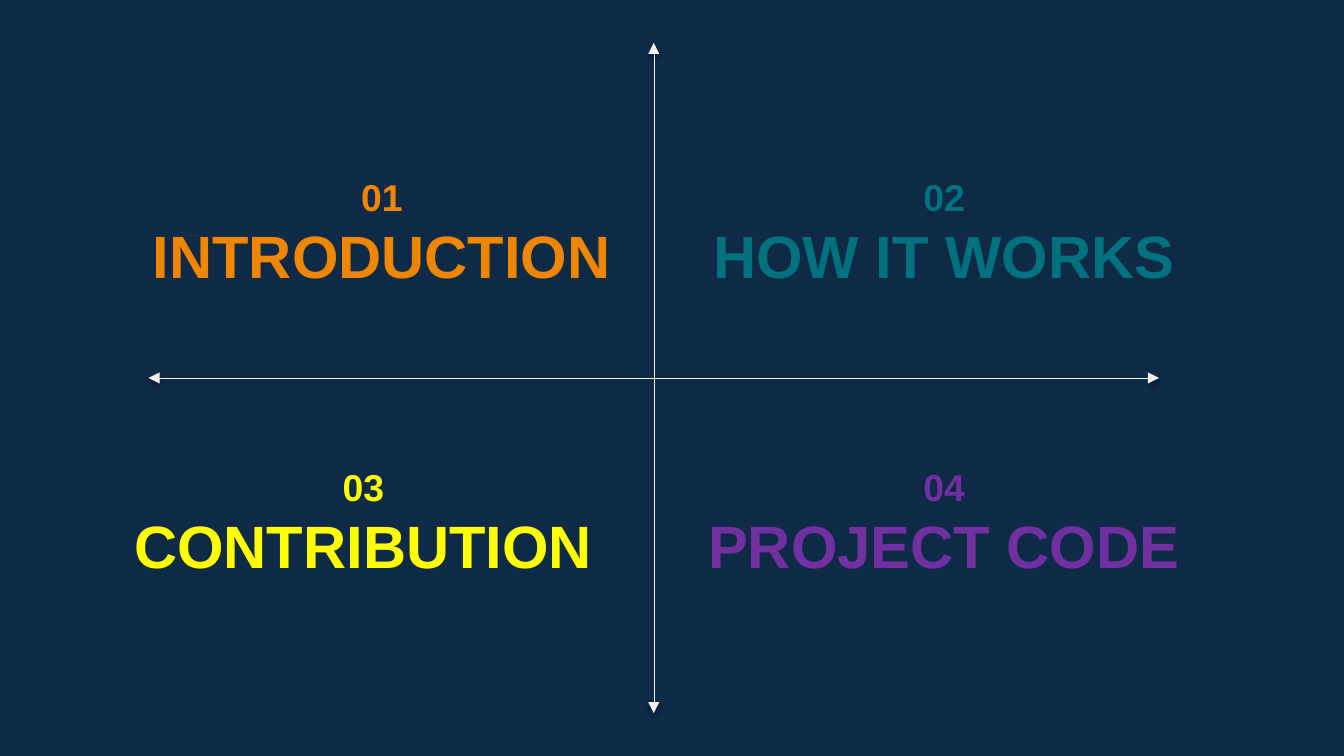
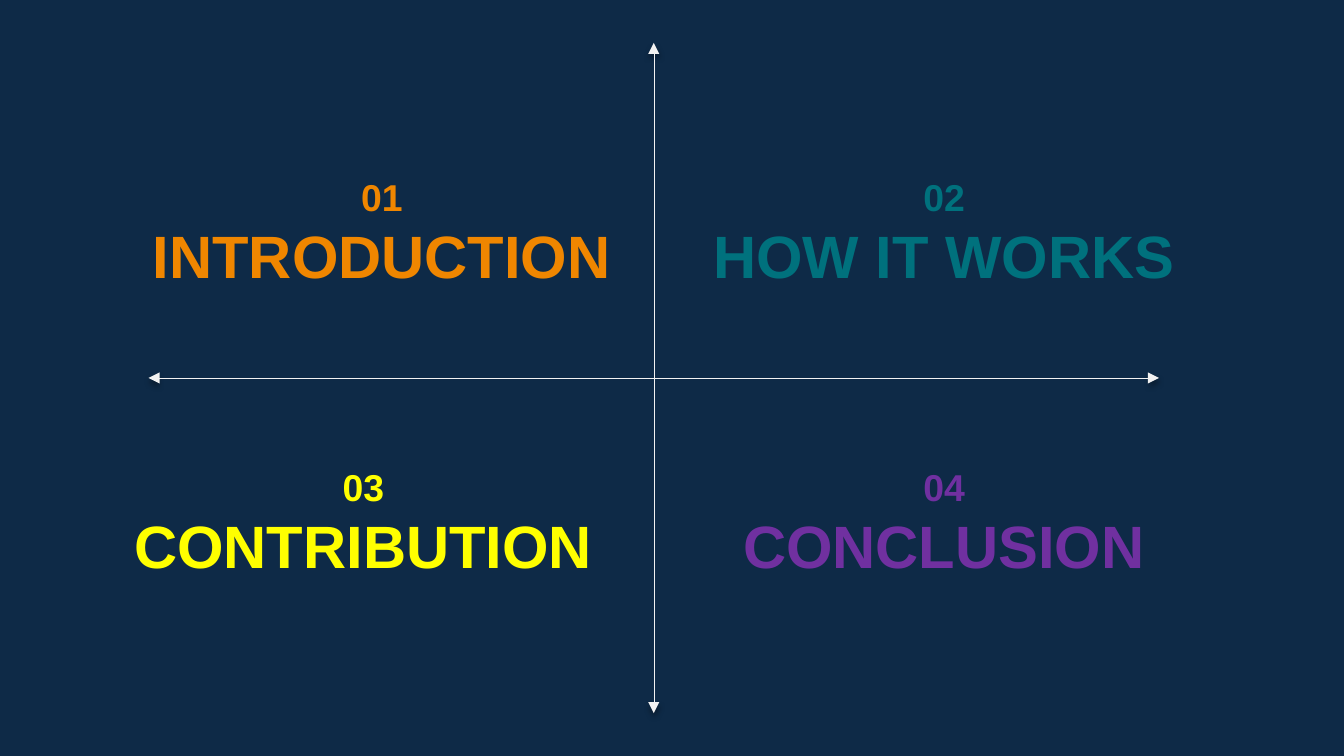
Before and after one commit to UsamaSani/Image_Classification, a slide deck: slide 2 of AI PRESENTATION.pptx. Drawn at 1344x756 pixels with LibreOffice and Linux fonts; fonts in the diff are those of the drawing. Boxes give left, top, right and bottom in pixels: in the first picture for what was removed or moved away, otherwise in the second. Text is boxed around its words. In the diff, an @@ line names an element or a change of style, - is before the commit and + after.

Commit message:
Project Presentation

```diff
--- a/AI PRESENTATION.pptx
+++ b/AI PRESENTATION.pptx
@@ text at box(743, 526, 1145, 569): text changed @@
-PROJECT CODE
+CONCLUSION
```
Also in this commit, not shown: 8 other slides changed, 2 slides added, 1 other file.
